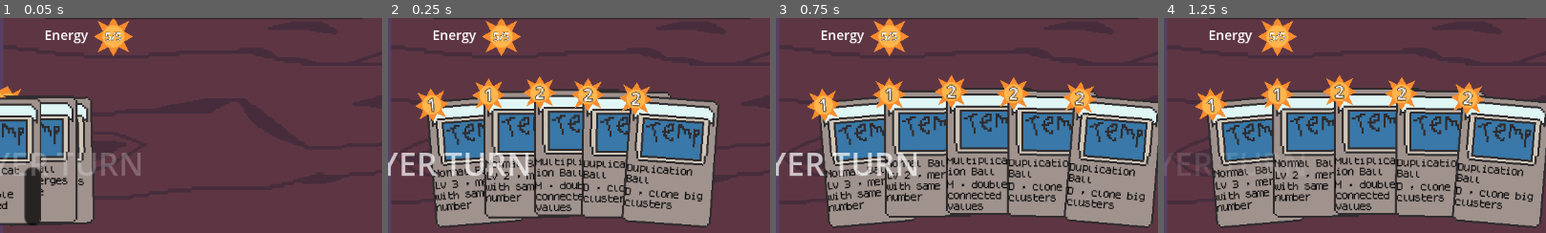
Above: before the commit, frames 1-4 (left to right).
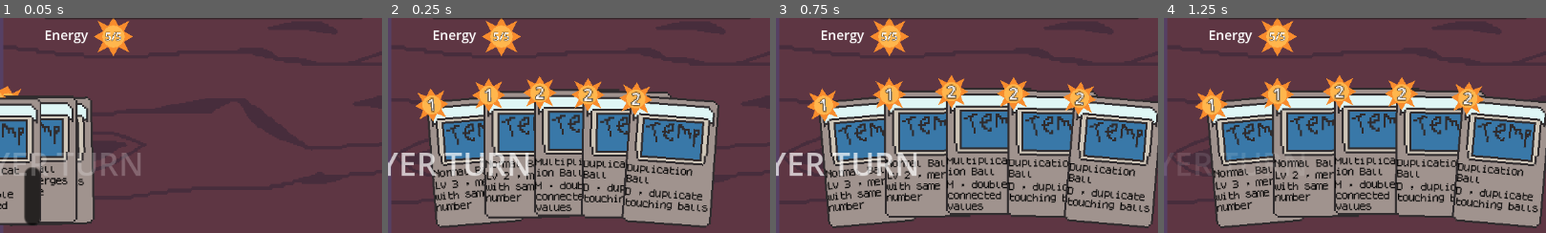
Above: after the commit, the same moments.

Repository: nmh6063-star/GameDesign-FinalProject
Game: Godot game, scene res://scenes/main.tscn
The game is run twice, just before and just after one commit, with the same random seed, the same clock (stepped at 60 frames per second) and the same inputs.
Inputs (mouse positions are % of the whole screen's width and height, from its top left):
- Up to frame 1 (0.05 s): no input
- Up to frame 2 (0.25 s): no input
- Up to frame 3 (0.75 s): move the mouse to (72, 45) at 0.52 s; hold D (right) from 0.53 s (still down); click (72, 45) at 0.6 s
- Up to frame 4 (1.25 s): keep holding D (right)
The pictures show only the part of the screen within x 45-95%, y 50-100%; the shares and areas given below are measured in that part.

Frame 1 is identical in both runs. In frame 2, 0.9% of the frame differs, in the area x 51-84%, y 76-91%; in frame 3, 1.1%; in frame 4, 1.1%, in the area x 61-98%, y 76-91%.

Commit message:
minor change on special ball balance

Diff:
--- a/script/ball/resolve/special_ball_resolver.gd
+++ b/script/ball/resolve/special_ball_resolver.gd
@@ -61,8 +61,10 @@
 		for o in comp:
 			if o.behavior.participates_in_level_merge():
 				sum += o.level
+		# Heal deletes only numbered (NORMAL) balls, not other specials.
 		for o in comp:
-			_consume(o)
+			if o.behavior.participates_in_level_merge():
+				_consume(o)
 		_consume(b)
 		_wake_playfield(root)
 		return sum * 2
@@ -95,7 +97,8 @@
 		for o in comp:
 			if o != b:
 				others.append(o)
-		if others.size() <= 4:
+		# D triggers when it touches at least 2 other balls.
+		if others.size() < 2:
 			continue
 		for o in others:
 			var d := o.duplicate() as GameBall
--- a/script/card/library/card_library.gd
+++ b/script/card/library/card_library.gd
@@ -35,8 +35,8 @@
 static func _dup() -> CardDefinition:
 	var c := CardDefinition.new()
 	c.title = "Duplication Ball"
-	c.summary = "D · clone big clusters"
-	c.description = "If D touches more than 4 other balls, duplicate each once; D is removed."
+	c.summary = "D · duplicate touching balls"
+	c.description = "If D touches 2+ other balls, duplicate each once; D is removed."
 	c.cost = 2
 	c.modifier = 1
 	c.kind = BallBehavior.Kind.DUPLICATION
